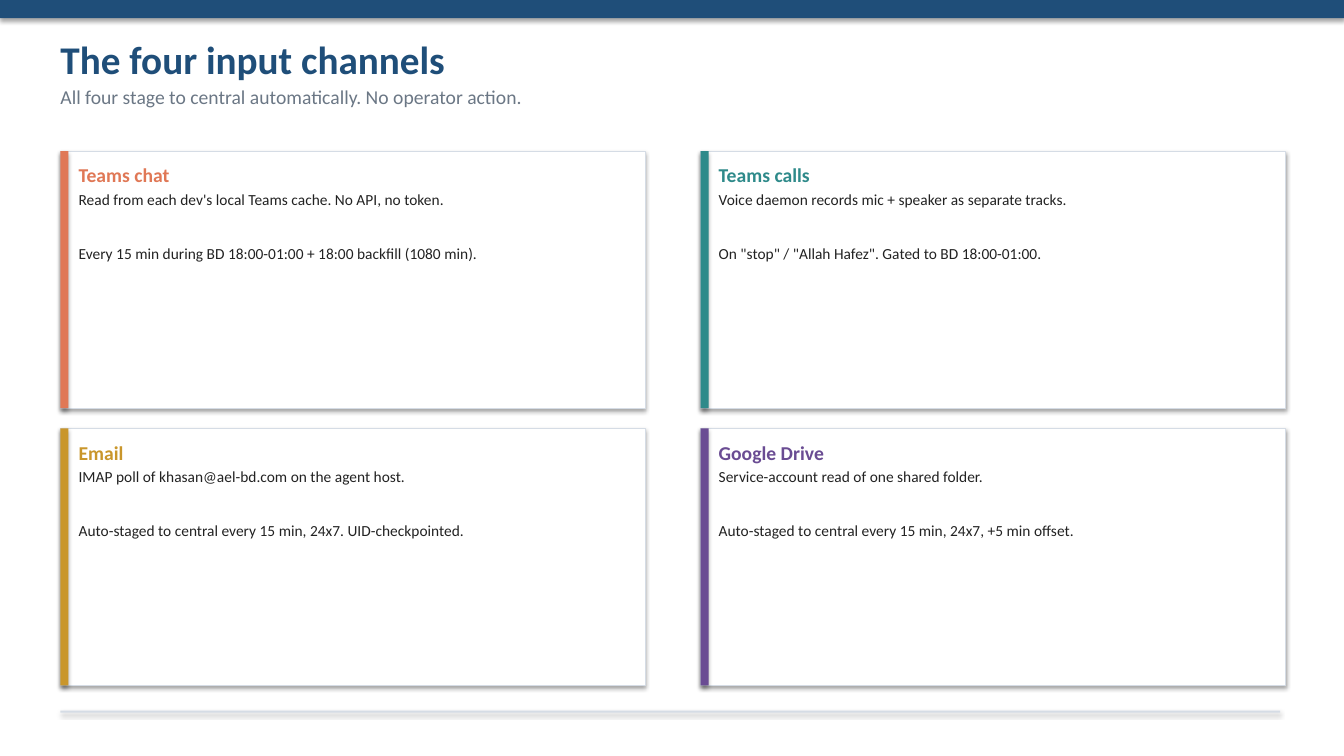
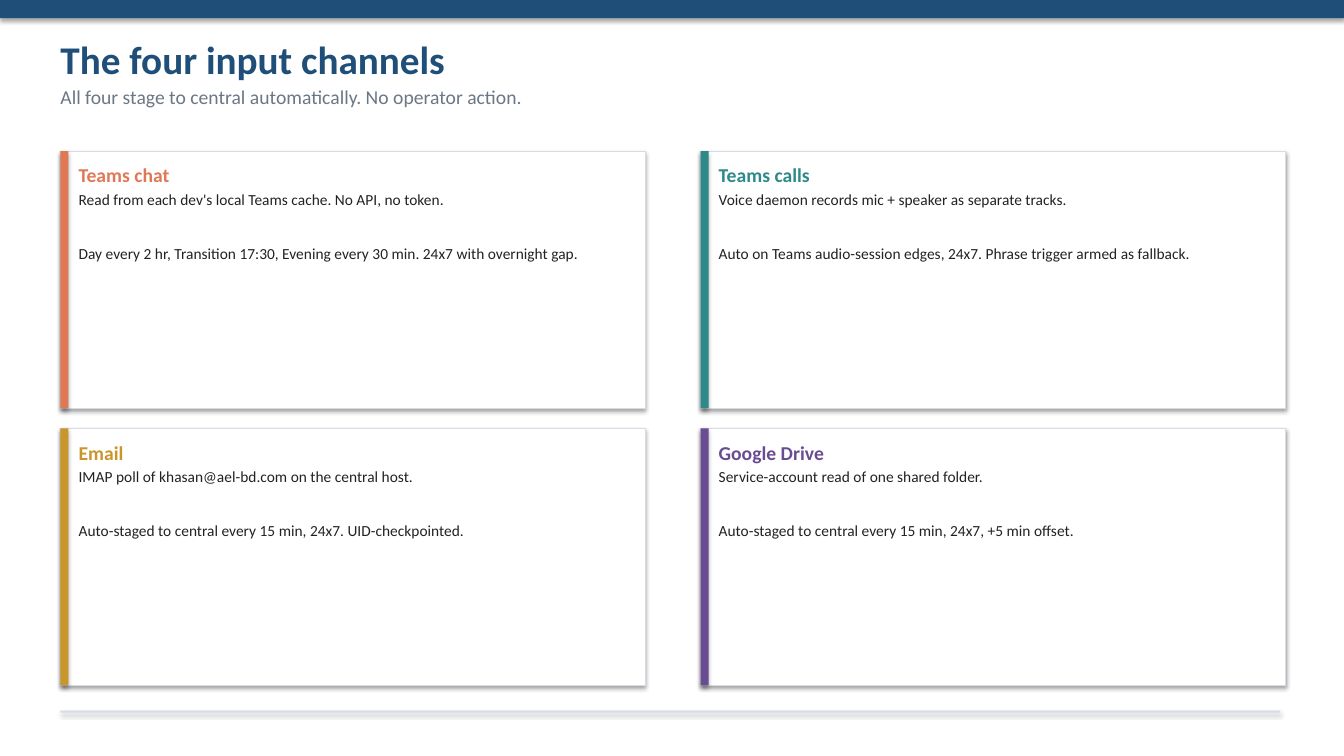
Before and after one commit to napco-labs/napco-nucleus, a slide deck: slide 4 of docs/NAPCO-Nucleus-Requirement-Management.pptx. Drawn at 1344x756 pixels with LibreOffice and Linux fonts; fonts in the diff are those of the drawing. Boxes give left, top, right and bottom in pixels: in the first picture for what was removed or moved away, otherwise in the second. Text is boxed around its words. In the diff, an @@ line names an element or a change of style, - is before the commit and + after.

```diff
--- a/docs/NAPCO-Nucleus-Requirement-Management.pptx
+++ b/docs/NAPCO-Nucleus-Requirement-Management.pptx
@@ text at box(79, 248, 577, 262): text changed @@
-Every 15 min during BD 18:00-01:00 + 18:00 backfill (1080 min).
+Day every 2 hr, Transition 17:30, Evening every 30 min. 24x7 with overnight gap.
@@ text at box(719, 248, 1190, 262): text changed @@
-On "stop" / "Allah Hafez". Gated to BD 18:00-01:00.
+Auto on Teams audio-session edges, 24x7. Phrase trigger armed as fallback.
@@ text at box(79, 471, 413, 485): text changed @@
-IMAP poll of khasan@ael-bd.com on the agent host.
+IMAP poll of khasan@ael-bd.com on the central host.
```
Also in this commit, not shown: 4 other slides changed, 1 other file.
